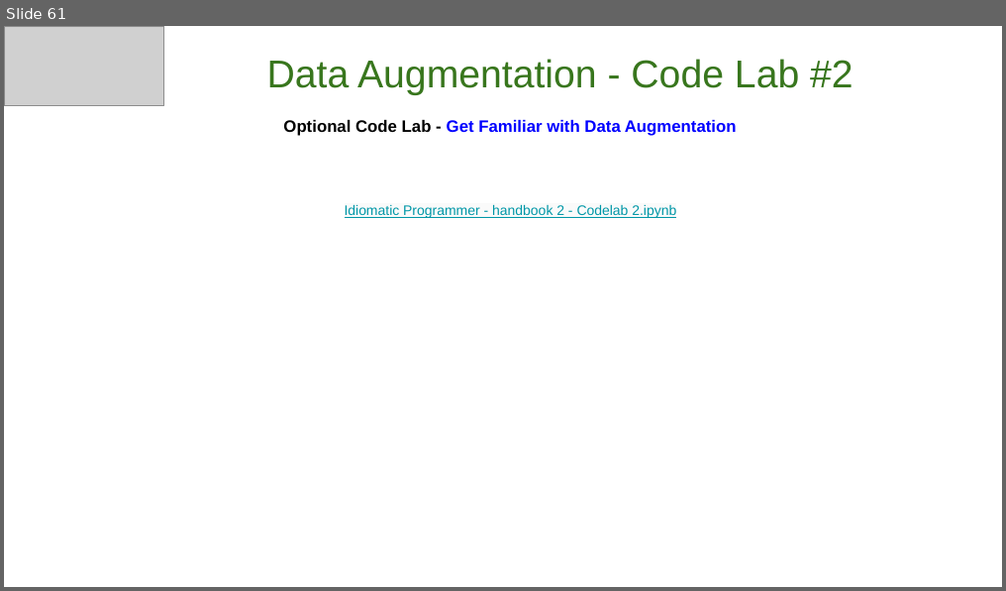
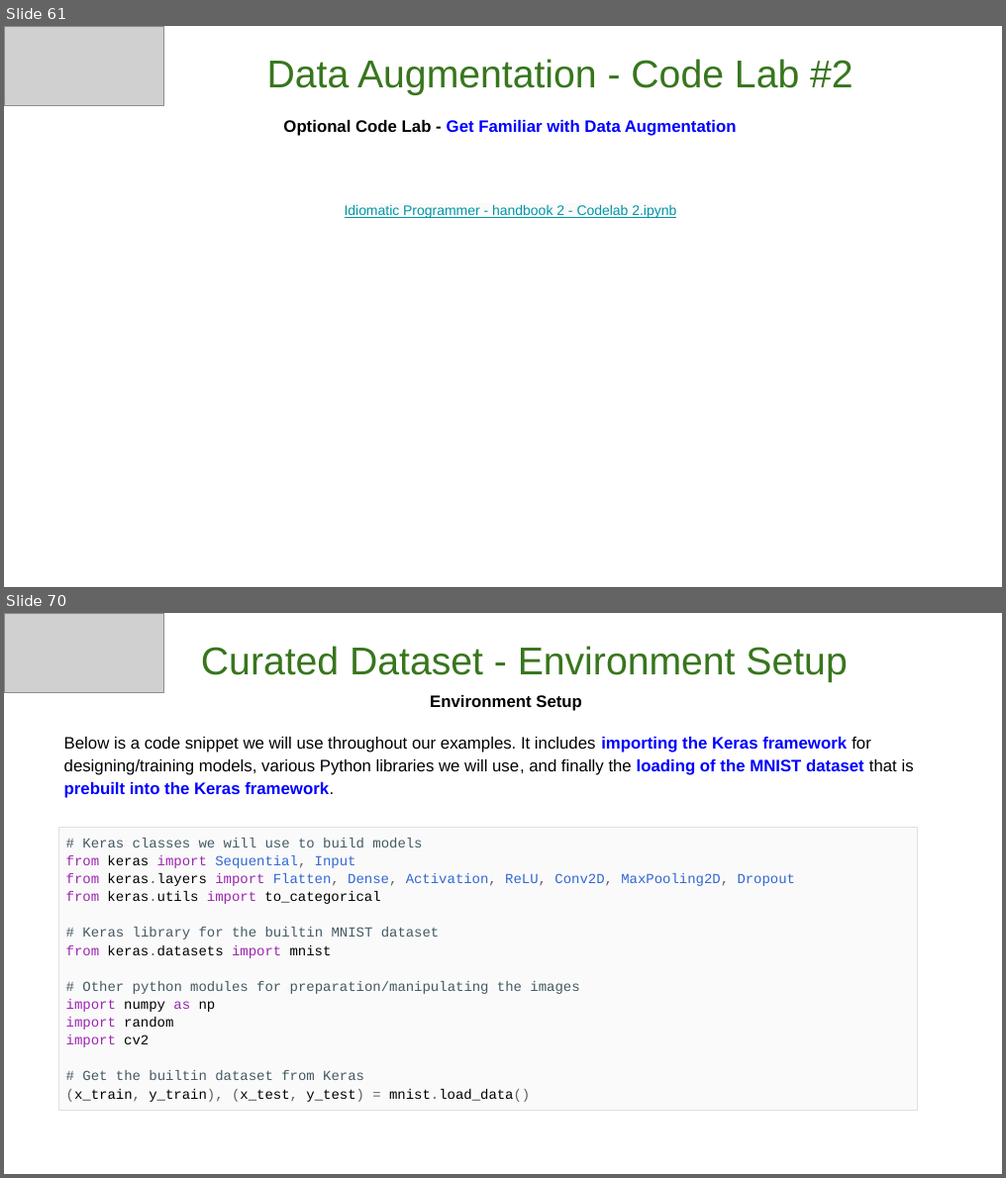
Before and after one commit to GoogleCloudPlatform/keras-idiomatic-programmer, a slide deck: workshops/Data_Augmentation/The Idiomatic Programmer - Learning Keras - Workshop - Data Augmentation.pptx. Shown one above the other, each under a label of ours: slide 61 before the commit, slides 61 and 70 after it; the slides between them are not shown. The pictures are 1006x591 and 1006x1178 pixels, drawn with LibreOffice and Linux fonts; fonts in the diff are those of the drawing; grey boxes stand for pictures. Boxes give left, top, right and bottom in pixels: in the first picture for what was removed or moved away, otherwise in the second. Text is boxed around its words. In the diff, an @@ line names an element or a change of style, - is before the commit and + after.

Commit message:
reorg data aug

```diff
--- a/workshops/Data_Augmentation/The Idiomatic Programmer - Learning Keras - Workshop - Data Augmentation.pptx
+++ b/workshops/Data_Augmentation/The Idiomatic Programmer - Learning Keras - Workshop - Data Augmentation.pptx
@@ slide 70 added at [4, 613, 1002, 1174], background #FFFFFF @@
@@ picture added at [4, 613, 163, 693] @@
@@ subtitle added at [201, 646, 846, 682], 28 pt, text #38761D @@
+Curated Dataset - Environment Setup
@@ text added at [64, 695, 914, 798], 12 pt, text #000000 @@
+Environment Setup
+Below is a code snippet we will use throughout our examples. It includes importing the Keras framework for designing/training models, various Python libraries we will use, and finally the loading of the MNIST dataset that is prebuilt into the Keras framework.
@@ table added at [58, 828, 917, 1155], 1 rows, 1 columns @@
+# Keras classes we will use to build models / from keras import Sequential, Input / from keras.layers import Flatten, Dense, Activation, ReLU, Conv2D, MaxPooling2D, Dropout / from keras.utils import to_categorical / # Keras library for the builtin MNIST dataset / from keras.datasets import mnist / # Other python modules for preparation/manipulating the images / import numpy as np / import random / import cv2 / # Get the builtin dataset from Keras / (x_train, y_train), (x_test, y_test) = mnist.load_data()
```
Also in this commit, not shown: 27 other slides added.
